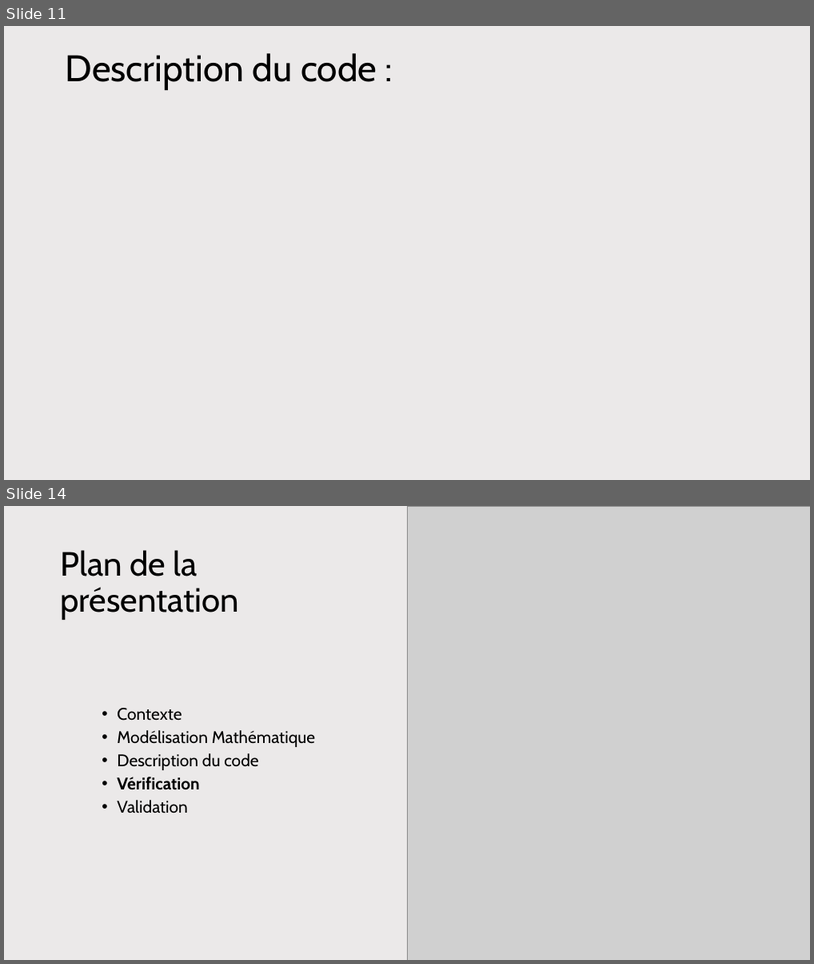
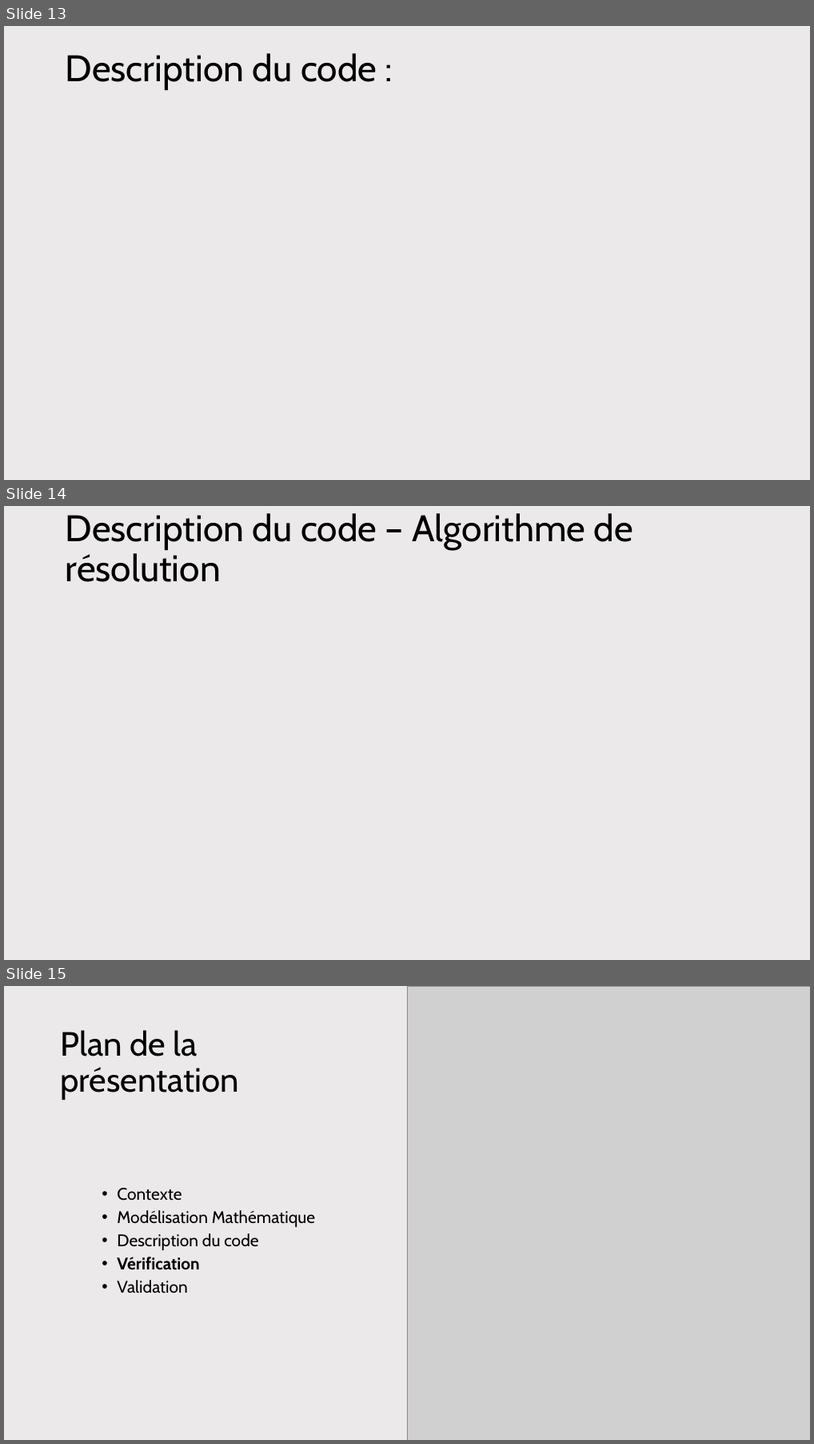
Before and after one commit to antoine-pt/MEC8211, a slide deck: projet_final/projet_final/MEC8211-Projet-final-Presentation.pptx. Shown one above the other, each under a label of ours: slides 11 and 14 before the commit, slides 13, 14 and 15 after it; the slides between them are not shown. The pictures are 814x964 and 814x1444 pixels, drawn with LibreOffice and Linux fonts; fonts in the diff are those of the drawing; grey boxes stand for pictures. Boxes give left, top, right and bottom in pixels: in the first picture for what was removed or moved away, otherwise in the second. Text is boxed around its words. In the diff, an @@ line names an element or a change of style, - is before the commit and + after.

Commit message:
pwp: ajout de l'algorithme de résolution

```diff
--- a/projet_final/projet_final/MEC8211-Projet-final-Presentation.pptx
+++ b/projet_final/projet_final/MEC8211-Projet-final-Presentation.pptx
@@ slide 14 added at bbox=[4, 506, 810, 960], background #EBE9E9 @@
@@ title added at bbox=[66, 513, 634, 582], 44 pt, text #000000 @@
+Description du code – Algorithme de résolution
@@ what was slide 11 is now slide 13 @@
@@ what was slide 14 is now slide 15 @@
```
